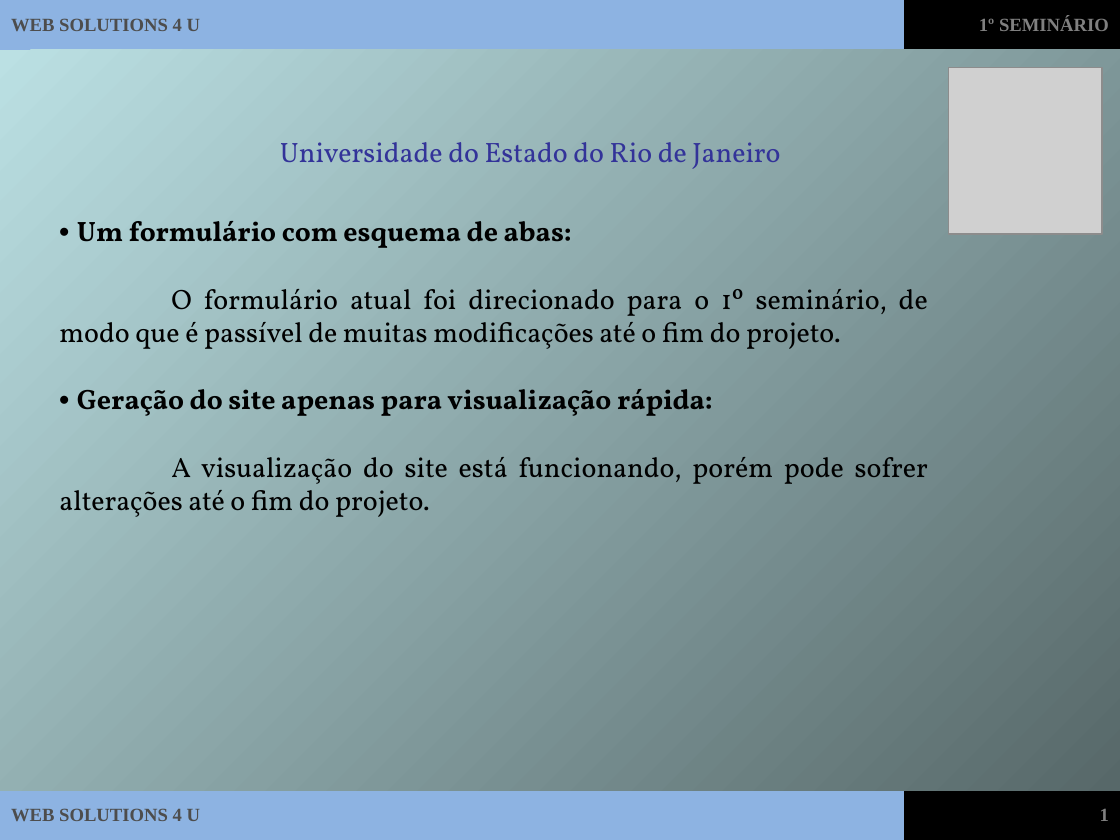
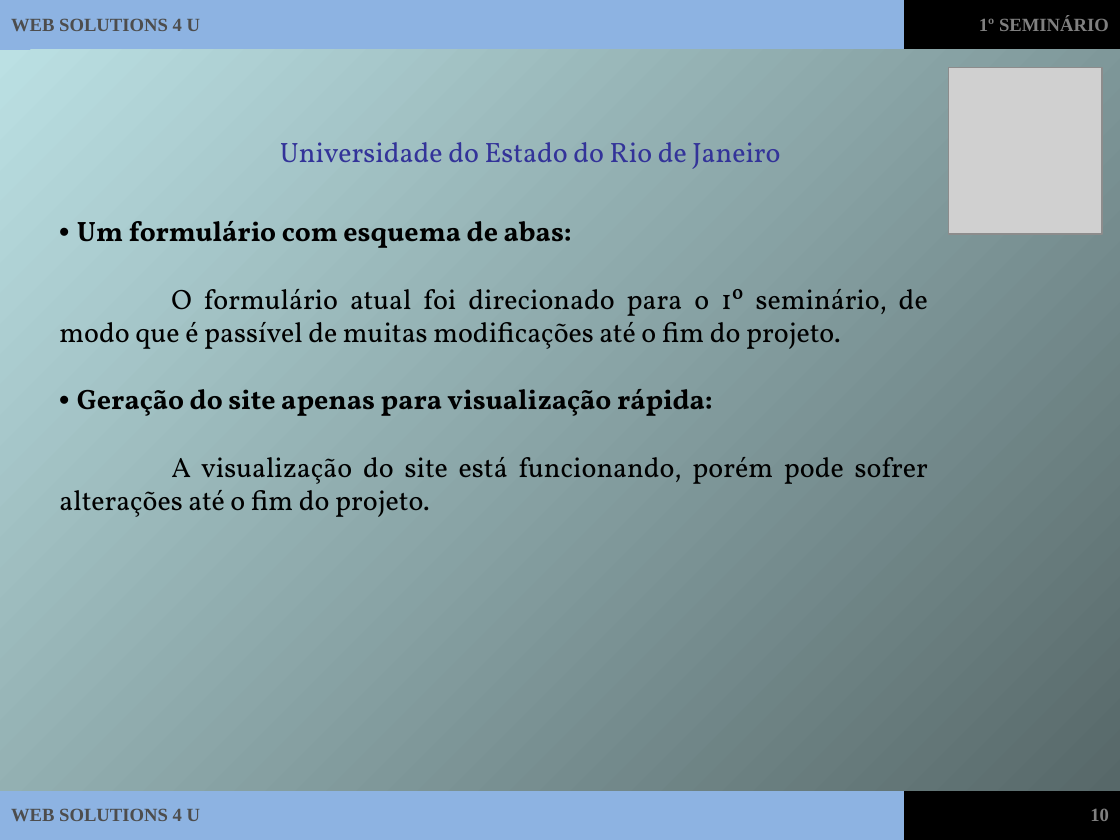
Before and after one commit to ms-uerj/cloudcw, a slide deck: slide 10 of Documentos/SlidesES.ppt. Drawn at 1120x840 pixels with LibreOffice and Linux fonts; fonts in the diff are those of the drawing; grey boxes stand for pictures. Boxes give left, top, right and bottom in pixels: in the first picture for what was removed or moved away, otherwise in the second. Text is boxed around its words. In the diff, an @@ line names an element or a change of style, - is before the commit and + after.

```diff
--- a/Documentos/SlidesES.ppt
+++ b/Documentos/SlidesES.ppt
@@ table at bbox=[0, 791, 1120, 840] @@
-row 1, column 2: 1
+row 1, column 2: 10
```
Also in this commit, not shown: 9 other slides changed.
